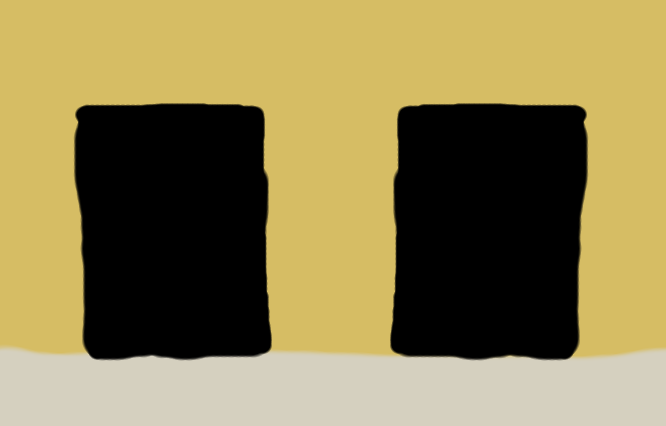
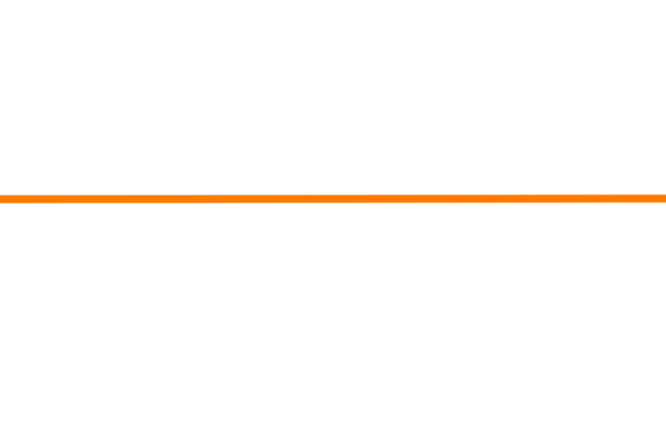
Two versions of the same layered image (666x426). Layer-by-layer changes:
added layer "Paint Layer 46" above "Group 44" over [0, 192, 666, 256]
hid "Paint Layer 32", painted on it over [0, 0, 666, 426]
